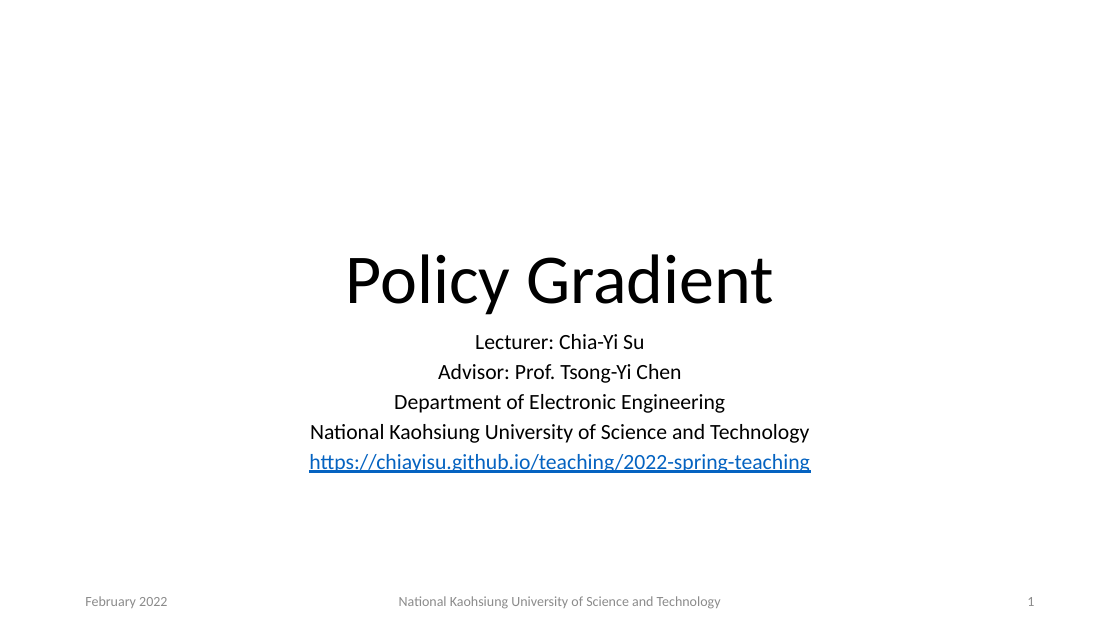
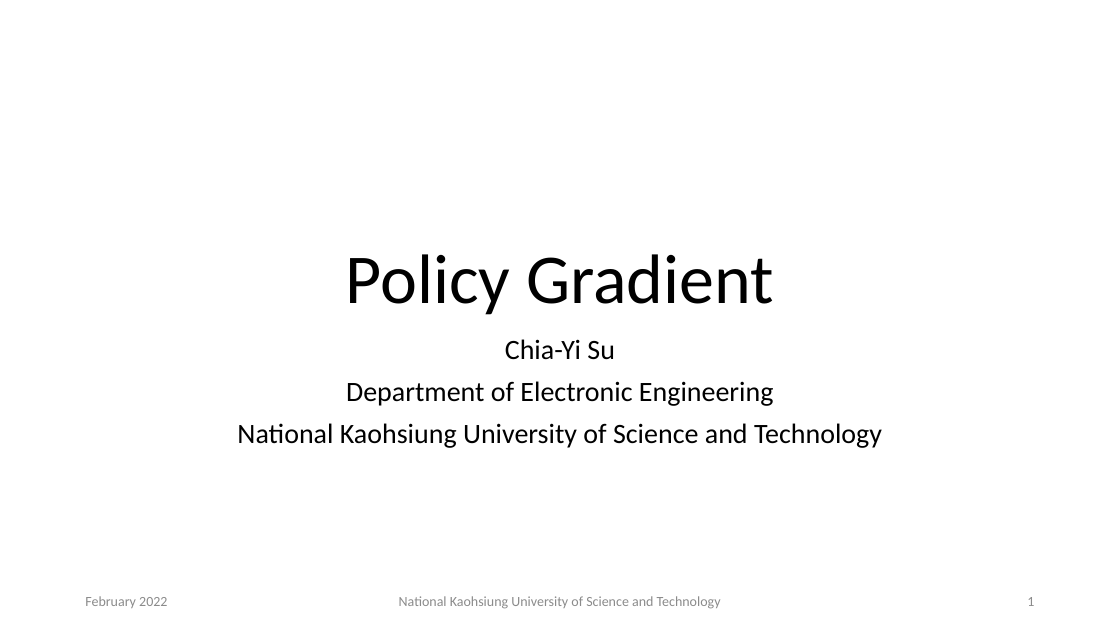
Before and after one commit to chiayisu/chiayisu.github.io, a slide deck: slide 1 of files/course_material/reinforcement-learning/PPT/Lecture8.pptx. Drawn at 1120x630 pixels with LibreOffice and Linux fonts; fonts in the diff are those of the drawing; background and template pictures are left out. Boxes give left, top, right and bottom in pixels: in the first picture for what was removed or moved away, otherwise in the second. Text is boxed around its words. In the diff, an @@ line names an element or a change of style, - is before the commit and + after.

```diff
--- a/files/course_material/reinforcement-learning/PPT/Lecture8.pptx
+++ b/files/course_material/reinforcement-learning/PPT/Lecture8.pptx
@@ subtitle at (x1=505, y1=339, x2=615, y2=360): text changed; size 18.6 to 24 pt @@
-Lecturer: Chia-Yi Su
-Advisor: Prof. Tsong-Yi Chen
+Chia-Yi Su
@@ subtitle at (x1=237, y1=381, x2=882, y2=448): size 18.6 to 24 pt; line spacing 0.7 to 0.9 @@
@@ subtitle at (x1=309, y1=454, x2=809, y2=473): paragraph removed @@
-https://chiayisu.github.io/teaching/2022-spring-teaching
```
Also in this commit, not shown: 1 other slide changed, 7 other files.
